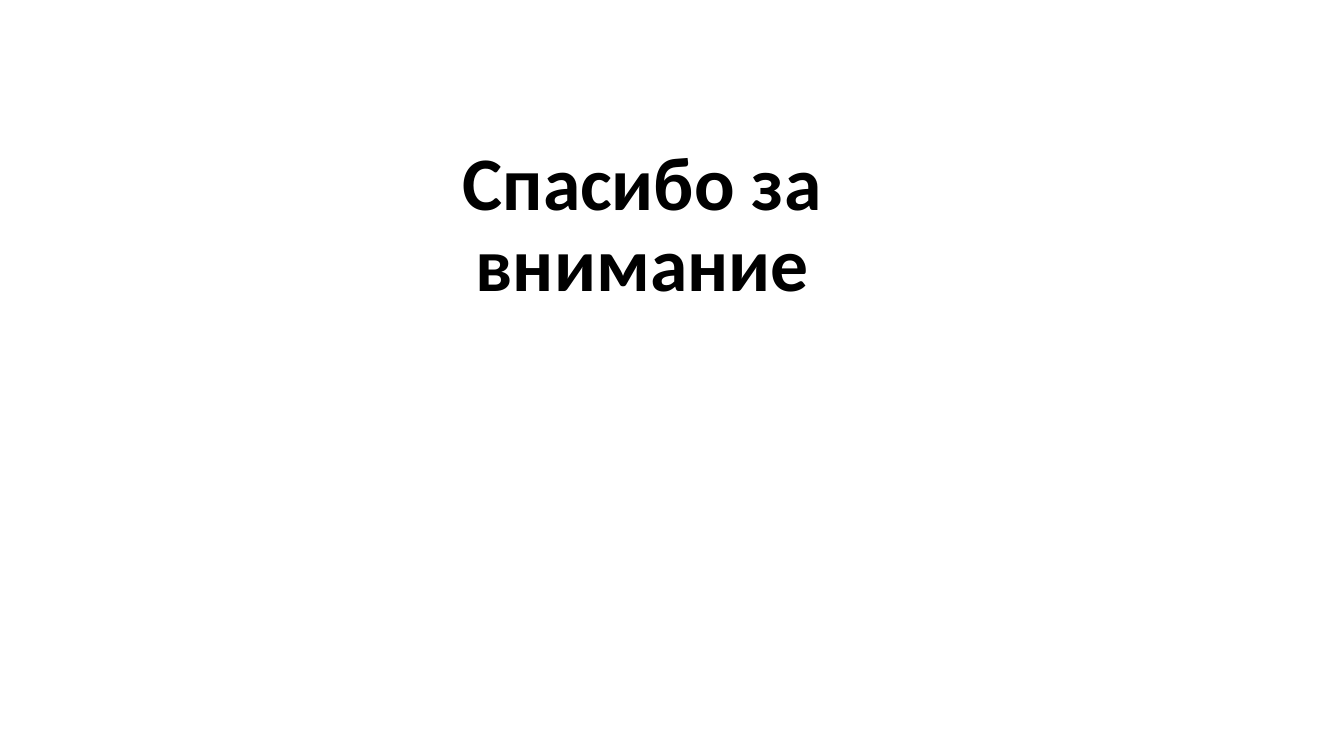
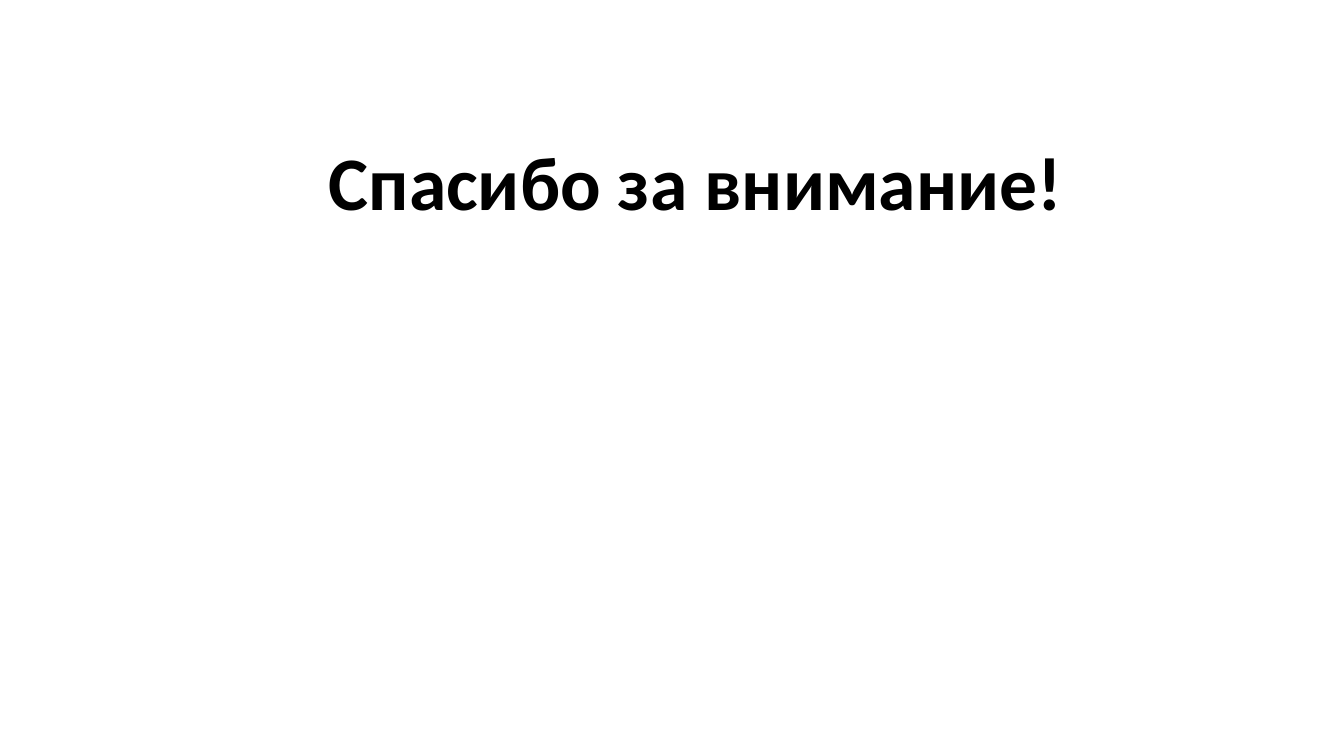
Before and after one commit to GooDgRaF/Bachelor_diplom, a slide deck: slide 24 of Диплом/Презентация ВКР.pptx (slide 19 before the commit). Drawn at 1344x756 pixels with LibreOffice and Linux fonts; fonts in the diff are those of the drawing; background and template pictures are left out. Boxes give left, top, right and bottom in pixels: in the first picture for what was removed or moved away, otherwise in the second. Text is boxed around its words. In the diff, an @@ line names an element or a change of style, - is before the commit and + after.

```diff
--- a/Диплом/Презентация ВКР.pptx
+++ b/Диплом/Презентация ВКР.pptx
@@ text at (329,158,1062,211): text changed @@
-Спасибо за внимание
+Спасибо за внимание!
```
Also in this commit, not shown: 4 other slides changed, 6 slides added, 1 slide removed, 18 other files.
